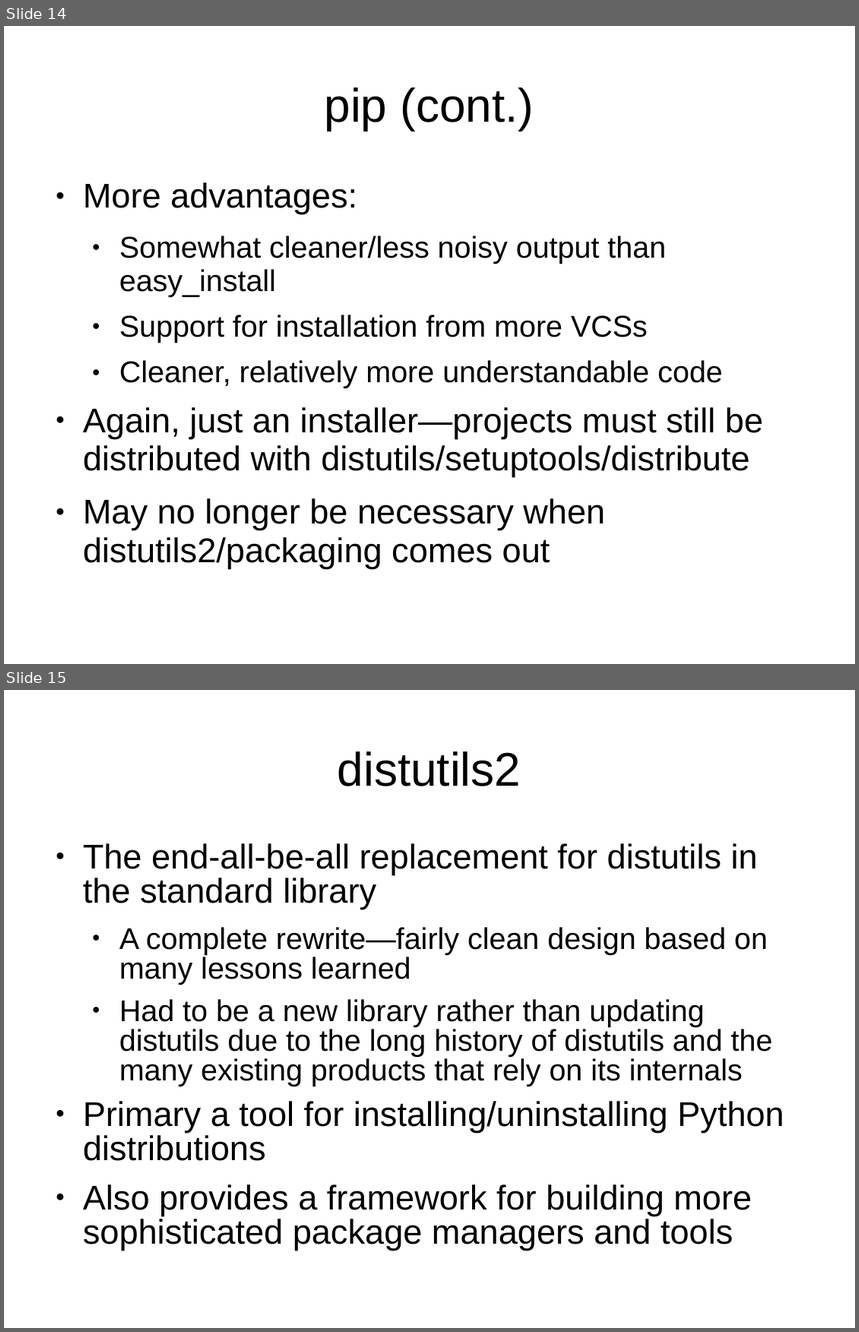
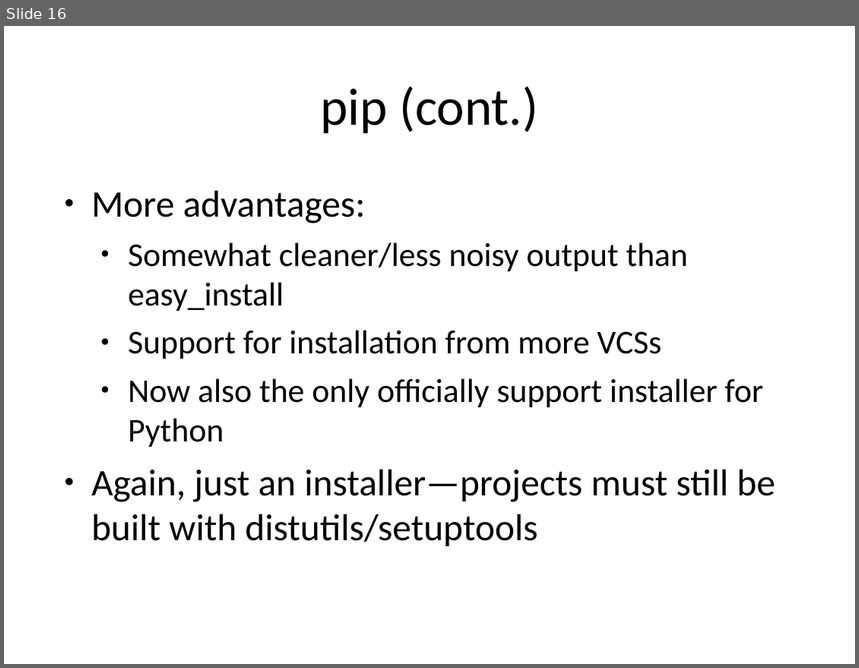
Before and after one commit to embray/pyastro-packaging-tutorial, a slide deck: packaging.ppt. Shown one above the other, each under a label of ours: slides 14 and 15 before the commit, slide 16 after it. The pictures are 859x1332 and 859x668 pixels, drawn with LibreOffice and Linux fonts; fonts in the diff are those of the drawing. Boxes give left, top, right and bottom in pixels: in the first picture for what was removed or moved away, otherwise in the second. Text is boxed around its words. In the diff, an @@ line names an element or a change of style, - is before the commit and + after.

```diff
--- a/packaging.ppt
+++ b/packaging.ppt
@@ slide 15 removed at bbox=[4, 690, 855, 1328], background #FFFFFF @@
@@ title removed at bbox=[338, 752, 521, 787] @@
-distutils2
@@ text removed at bbox=[83, 844, 785, 1251] @@
-● The end-all-be-all replacement for distutils in the standard library
-  ● A complete rewrite—fairly clean design based on many lessons learned
-  ● Had to be a new library rather than updating distutils due to the long history of distutils and the many existing products that rely on its internals
-● Primary a tool for installing/uninstalling Python distributions
-● Also provides a framework for building more sophisticated package managers and tools
@@ what was slide 14 is now slide 16 @@
@@ slide 16 changed as well @@
@@ title "pip (cont.)" at bbox=[320, 86, 538, 133]: size 44 to 49 pt, font Arial to Calibri; line spacing 0.93 to 1 @@
@@ text at bbox=[91, 190, 688, 359]: size 32 to 35 pt in "More advantages:"; font Arial to Calibri in "More advantages:", "Somewhat cleaner/less noisy output than easy_install", "Support for installation from more VCSs"; size 28 to 31 pt in "Somewhat cleaner/less noisy output than easy_install", "Support for installation from more VCSs"; line spacing 0.93 to 1; less space between paragraphs @@
@@ text at bbox=[91, 379, 775, 547]: text changed; size 32 to 35 pt; font Arial to Calibri @@
-  ● Cleaner, relatively more understandable code
-● Again, just an installer—projects must still be distributed with distutils/setuptools/distribute
-● May no longer be necessary when distutils2/packaging comes out
+  ● Now also the only officially support installer for Python
+● Again, just an installer—projects must still be built with distutils/setuptools
```
Also in this commit, not shown: 7 other slides changed, 14 slides added, 9 other slides removed.
